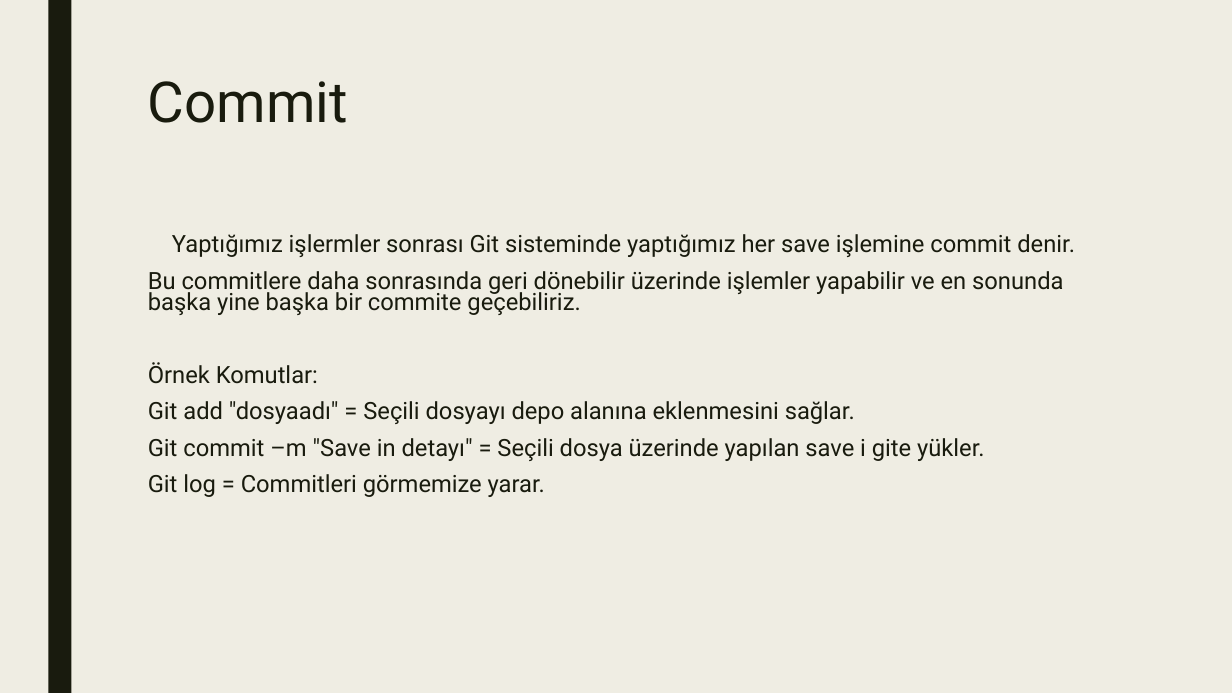
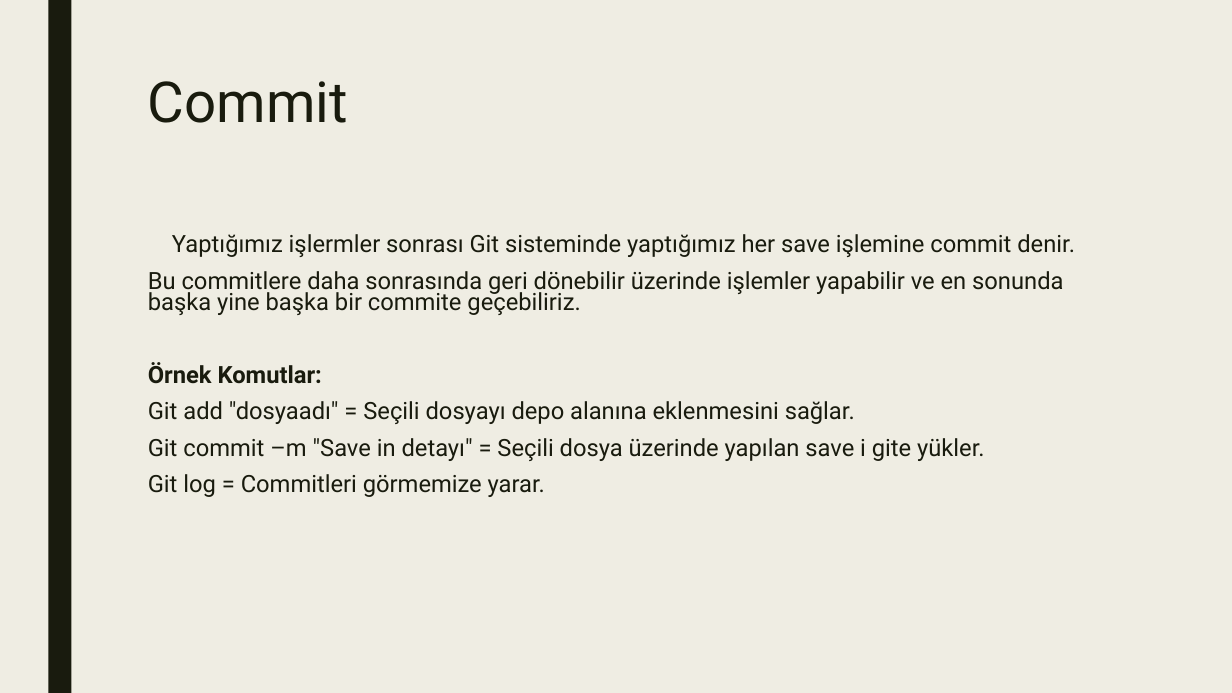
Before and after one commit to Berensr8/Git-Github, a slide deck: slide 3 of Gitsunum.pptx. Drawn at 1232x693 pixels with LibreOffice and Linux fonts; fonts in the diff are those of the drawing. Boxes give left, top, right and bottom in pixels: in the first picture for what was removed or moved away, otherwise in the second. Text is boxed around its words. In the diff, an @@ line names an element or a change of style, - is before the commit and + after.

```diff
--- a/Gitsunum.pptx
+++ b/Gitsunum.pptx
@@ text at <box>148,362,322,384</box>: bold on in "Örnek Komutlar:" @@
```
Also in this commit, not shown: 1 slide added, 1 slide removed.
